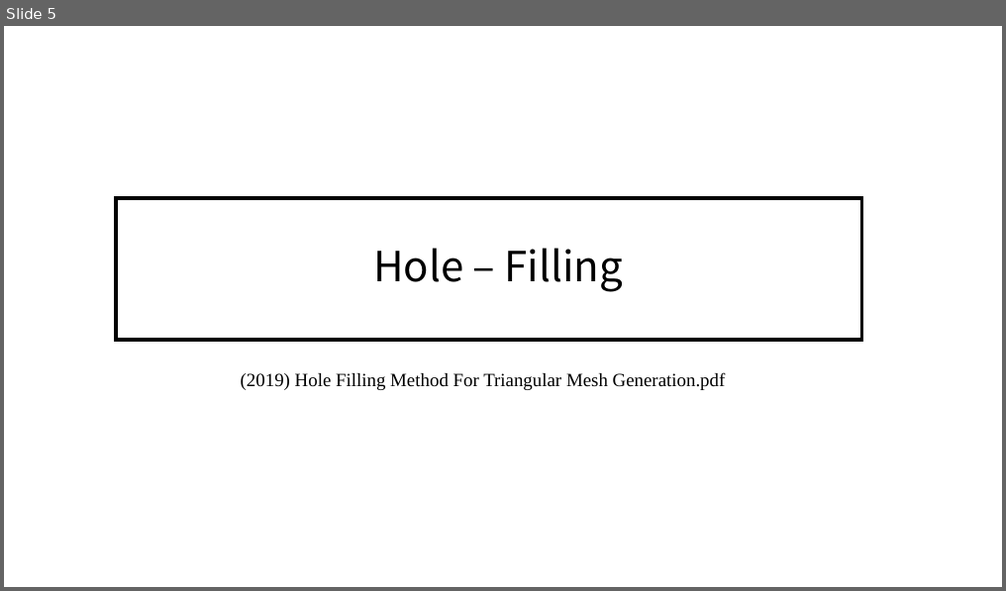
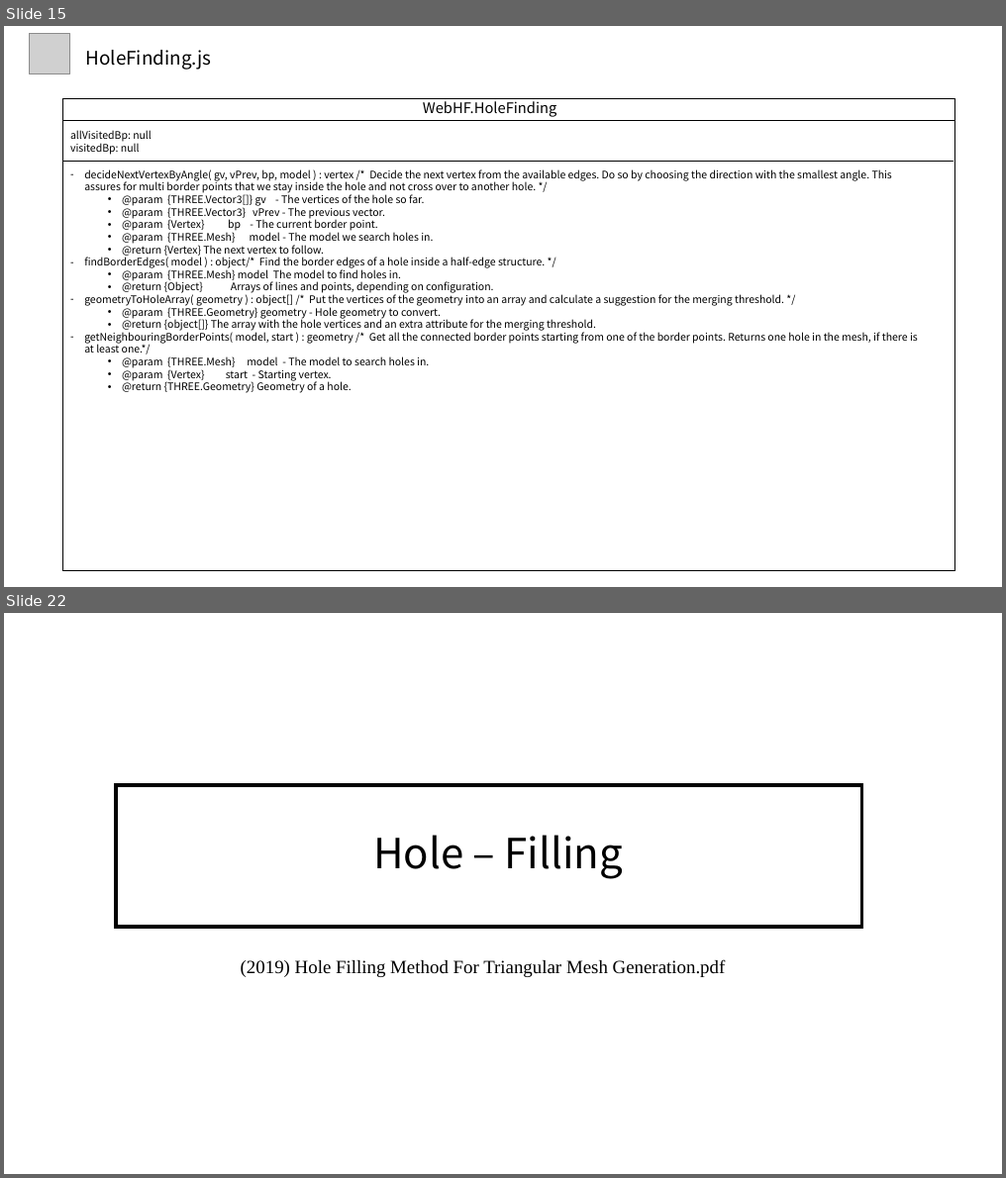
Before and after one commit to alexchun78/threeJS-holeFilling, a slide deck: (코드분석) WebGL Hole Filling.pptx. Shown one above the other, each under a label of ours: slide 5 before the commit, slides 15 and 22 after it; the slides between them are not shown. The pictures are 1006x591 and 1006x1178 pixels, drawn with LibreOffice and Linux fonts; fonts in the diff are those of the drawing; grey boxes stand for pictures. Boxes give left, top, right and bottom in pixels: in the first picture for what was removed or moved away, otherwise in the second. Text is boxed around its words. In the diff, an @@ line names an element or a change of style, - is before the commit and + after.

```diff
--- a/(코드분석) WebGL Hole Filling.pptx
+++ b/(코드분석) WebGL Hole Filling.pptx
@@ slide 15 added at [4,26,1002,587], background #FFFFFF @@
@@ picture added at [30,34,70,74] @@
@@ text added at [86,50,212,70], 18 pt, text #000000 @@
+HoleFinding.js
@@ rectangle added at [63,98,954,571], outline #000000 0.5 pt @@
@@ text added at [423,98,556,117], 14 pt, text #000000 @@
+WebHF.HoleFinding
@@ line added from (63, 121) to (954, 121), #000000 0.5 pt @@
@@ text added at [70,130,152,155], 10 pt, text #000000 @@
+allVisitedBp: null
+visitedBp: null
@@ line added from (63, 161) to (954, 161), #000000 0.5 pt @@
@@ text added at [84,170,918,393], 10 pt, text #000000 @@
+– decideNextVertexByAngle( gv, vPrev, bp, model ) : vertex /* Decide the next vertex from the available edges. Do so by choosing the direction with the smallest angle. This assures for multi border points that we stay inside the hole and not cross over to another hole. */
+  • @param {THREE.Vector3[]} gv - The vertices of the hole so far.
+  • @param {THREE.Vector3} vPrev - The previous vector.
+  • @param {Vertex} bp - The current border point.
+  • @param {THREE.Mesh} model - The model we search holes in.
+  • @return {Vertex} The next vertex to follow.
+– findBorderEdges( model ) : object/* Find the border edges of a hole inside a half-edge structure. */
+  • @param {THREE.Mesh} model The model to find holes in.
+  • @return {Object} Arrays of lines and points, depending on configuration.
+– geometryToHoleArray( geometry ) : object[] /* Put the vertices of the geometry into an array and calculate a suggestion for the merging threshold. */
+  • @param {THREE.Geometry} geometry - Hole geometry to convert.
+  • @return {object[]} The array with the hole vertices and an extra attribute for the merging threshold.
+– getNeighbouringBorderPoints( model, start ) : geometry /* Get all the connected border points starting from one of the border points. Returns one hole in the mesh, if there is at least one.*/
+  • @param {THREE.Mesh} model - The model to search holes in.
+  • @param {Vertex} start - Starting vertex.
+  • @return {THREE.Geometry} Geometry of a hole.
@@ what was slide 5 is now slide 22 @@
```
Also in this commit, not shown: 2 slides changed, 16 other slides added, 2 other files.
